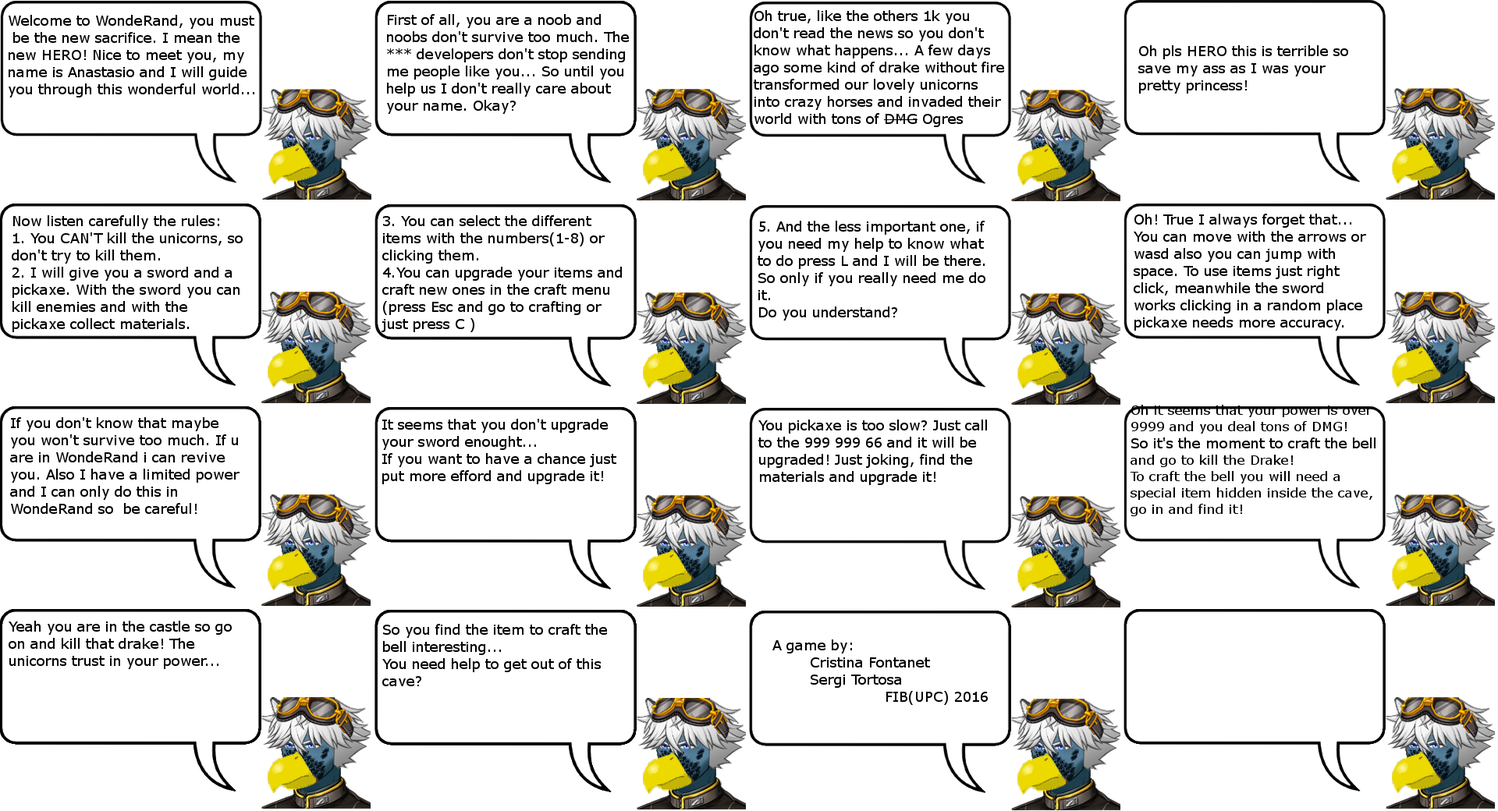
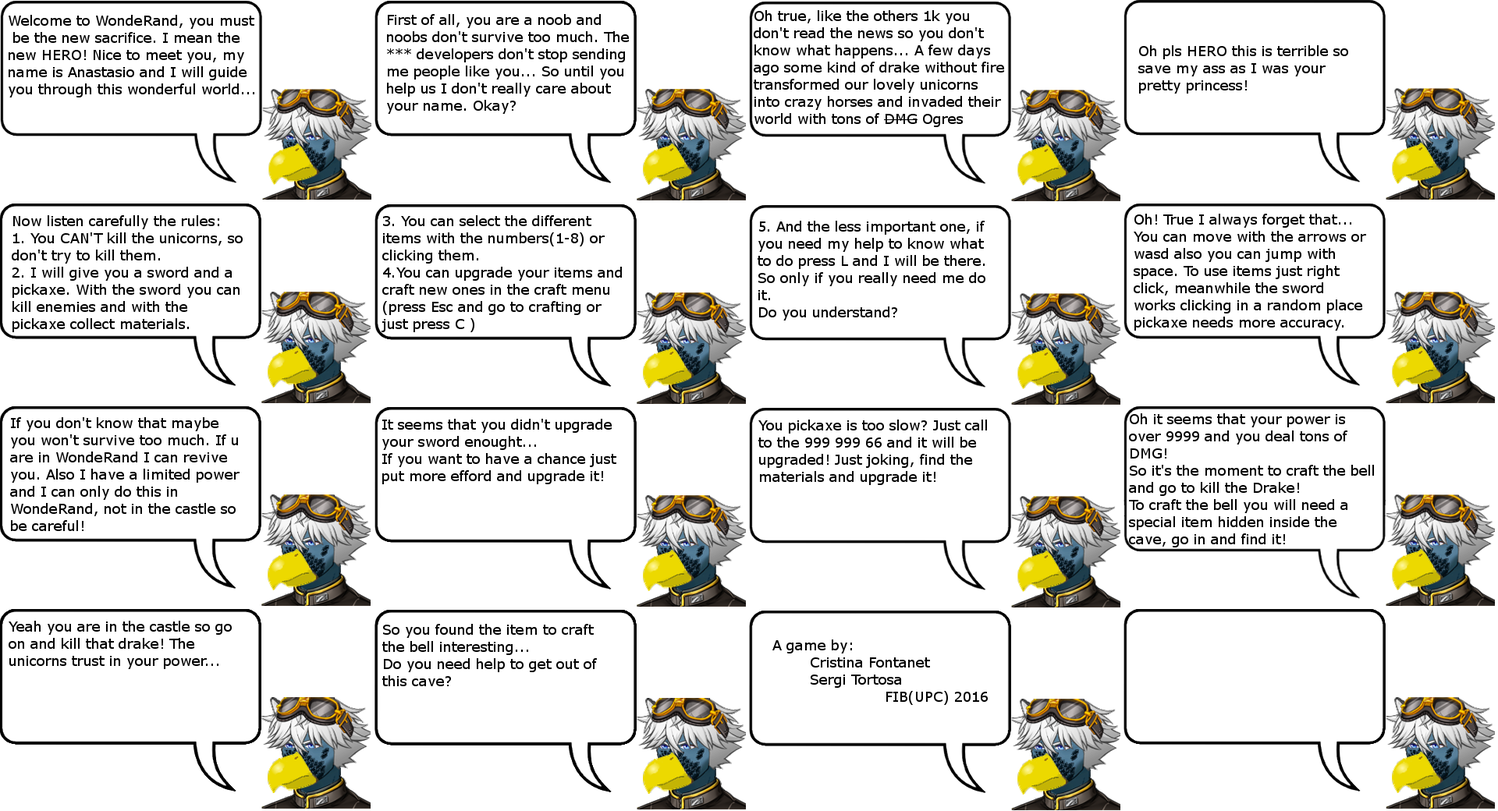
Layers edited between the first and the second w=1498, h=811 image:
renamed "So you find the item to craft ..." to "So you found the item to craft...", painted on it over [382, 624, 608, 687]
painted on "Oh it seems that your power is..." over [1128, 404, 1376, 548]
renamed "It seems that you don't upgrad..." to "It seems that you didn't upgra...", painted on it over [519, 418, 612, 434]
painted on "If you don't know that maybe y..." over [10, 452, 236, 532]
painted on "Visible" over [1123, 501, 1386, 590]
painted on "Fondo" over [1123, 500, 1386, 600]
